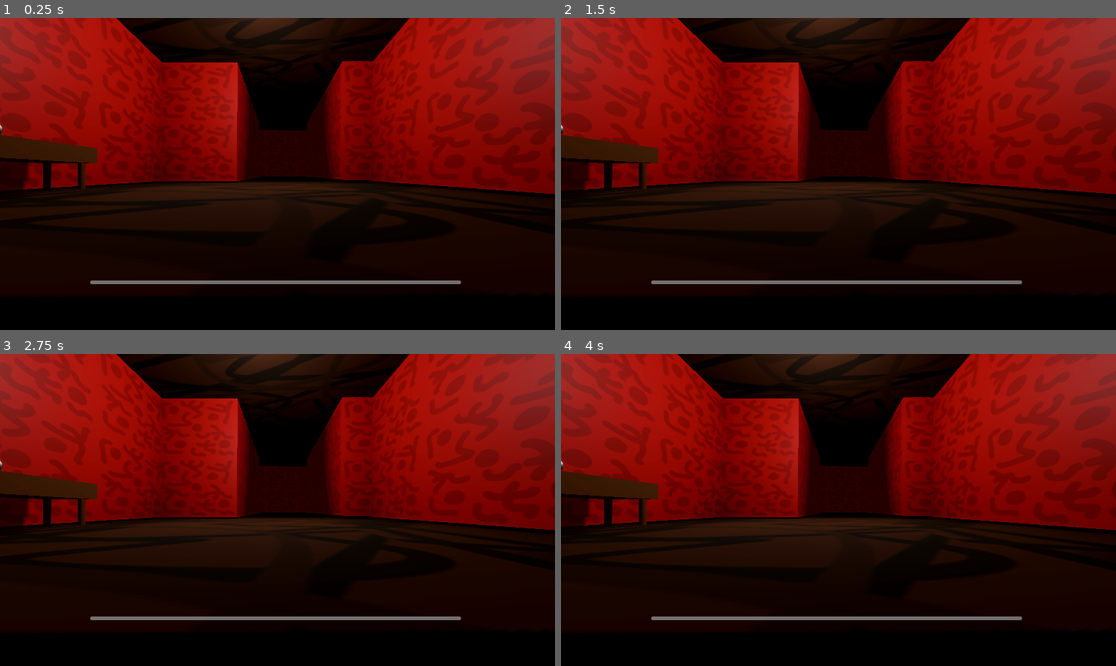
Above: before the commit, frames 1-4 (two rows, left to right).
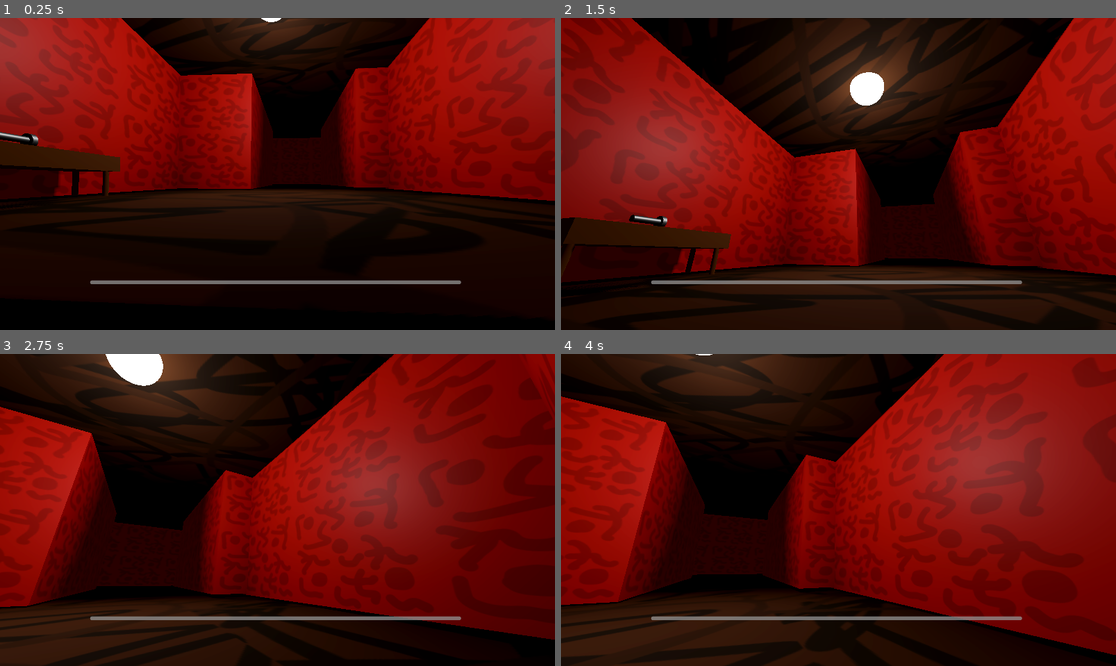
Above: after the commit, the same moments.

Repository: christiannoll/Basic3DGame
Game: Godot game, scene res://Scenes/level.tscn
The game is run twice, just before and just after one commit, with the same random seed, the same clock (stepped at 60 frames per second) and the same inputs.
Inputs (mouse positions are in pixels of both pictures, inside the frame that each line leads up to):
- Up to frame 1 (0.25 s): no input
- Up to frame 2 (1.5 s): move the mouse to (866, 174) at 0.52 s; hold W (forward) from 0.53 s (still down); tap F (flashlight) at 0.6 s; tap Space (jump) at 0.77 s; move the mouse to (810, 174) at 1.27 s; tap E (interact) at 1.35 s
- Up to frame 3 (2.75 s): keep holding W (forward); tap Space (jump) at 1.52 s; move the mouse to (288, 503) at 2.02 s; tap Shift (sprint) at 2.1 s
- Up to frame 4 (4 s): keep holding W (forward); move the mouse to (832, 516) at 2.77 s; tap F (flashlight) at 2.85 s; tap Space (jump) at 3.02, 3.77 s; move the mouse to (877, 513) at 3.52 s; tap E (interact) at 3.6 s

The runs differ from the first frame. In frame 1, 21% of the frame differs, in the area x 0-100%, y 0-69%; in frame 2, 70%, in the area x 0-100%, y 0-100%; in frame 3, 70%; in frame 4, 68%.

Commit message:
Fixed animation 'beginning'

Diff:
--- a/Scenes/level.tscn
+++ b/Scenes/level.tscn
@@ -86,8 +86,8 @@
 
 [sub_resource type="AnimationLibrary" id="AnimationLibrary_oqgf2"]
 _data = {
-&"RESET": SubResource("Animation_oqgf2"),
-&"beginning": SubResource("Animation_bvt00")
+&"RESET": SubResource("Animation_bvt00"),
+&"beginning": SubResource("Animation_oqgf2")
 }
 
 [node name="level" type="Node3D" unique_id=524820426]
